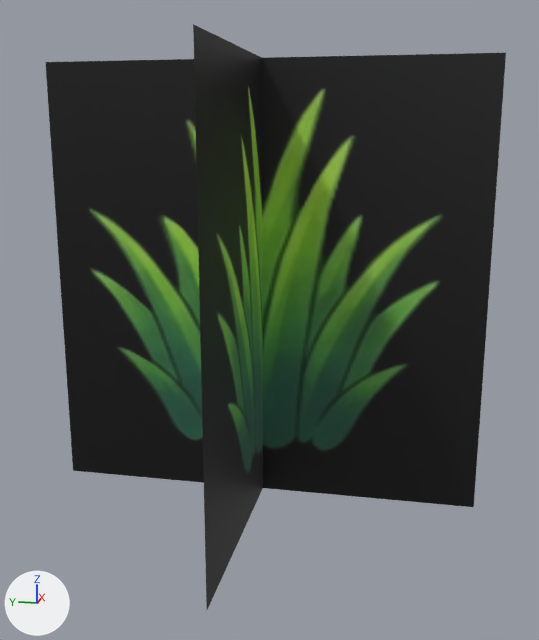
Two versions of the FBX model GirlsAndPotions/Modelos/Objetos/Grama.fbx, one commit apart.
Camera for both pictures: a 50 mm lens placed at (-3.3, -0.69, 1.55), pointed at (-0.03, -0.04, 0.73). Every picture has the same lights, and +X, +Y and +Z are marked at lower left. The picture after the commit comes second. Where no turn or scale is listed for an object, it has been applied to the vertices.

Objects in the first picture: 'Plano', 'Plano.001'.
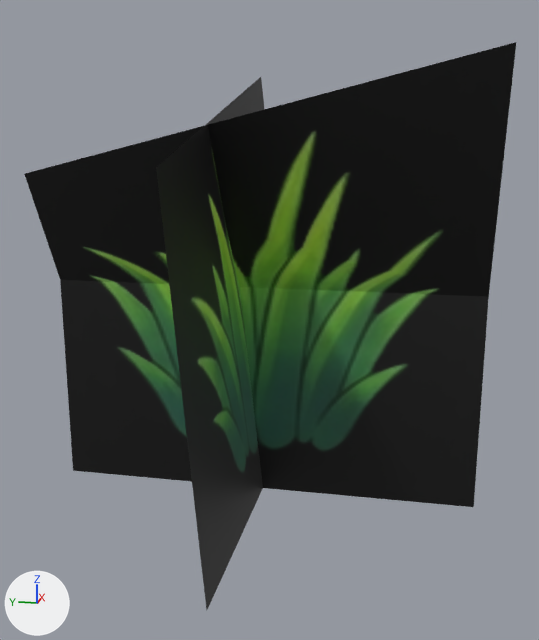
Commit message: Cena grama configurada

Where the change shows, as pixel boxes (x1, y1, x2, y2) in the pictures (539 x 640 px):
'Plano.001', reshaped (7% wider)
    before: (45, 53, 506, 507)
    after: (24, 42, 516, 507)
'Plano', reshaped
    before: (193, 24, 263, 609)
    after: (156, 77, 264, 610)

The change in detail:
me_plano is used by ob_plano; location (0.0, 0.0, 0.878).
me_plano had 4 vertices, 1 face and spanned x -1.0..1.0, y 0.0, z -1.0..1.0.
me_plano now has 4 vertices, 1 face and spans x -1.0..1.0, y 0.0..0.22, z -1.0..1.0.
Part 1, on me_plano:
Vertex 2 of me_plano moves from (-1.0, 0.0, 1.0) at pixel (193, 24) to (-1.0, 0.13, 0.58) at pixel (156, 167).
Vertex 3 of me_plano moves from (1.0, 0.0, 1.0) to (1.0, 0.22, 1.0) at pixel (261, 76).
me_plano_001 is used by ob_plano_001; location (0.0, 0.0, 0.878).
Verts and faces of me_plano_001; kept vertices keep their numbers, new ones are numbered from 4.
Before the commit, vertices of me_plano_001: 0 (0.0, -1.0, -1.0) at pixel (473, 507), 1 (0.0, 1.0, -1.0) at pixel (73, 470), 2 (0.0, -1.0, 1.0) at pixel (506, 52), 3 (0.0, 1.0, 1.0) at pixel (45, 62).
me_plano_001 had 4 vertices, 1 face and spanned x 0.0, y -1.0..1.0, z -1.0..1.0.
me_plano_001 now has 6 vertices, 2 faces and spans x -0.35..0.0, y -1.0..1.0, z -1.0..1.0.
Part 2, on me_plano_001:
Vertices deleted: 2, 3 (with the faces that use them).
New vertex 4 is at (-0.35, -1.0, 1.0), pixel (516, 42).
New vertex 5 is at (-0.26, 1.0, 0.52), pixel (24, 173).
New vertex 6 is at (0.0, -1.0, 0.0), pixel (488, 296).
New vertex 7 is at (0.0, 1.0, 0.0), pixel (60, 279).
New faces: (4, 6, 7, 5), (0, 1, 7, 6).
